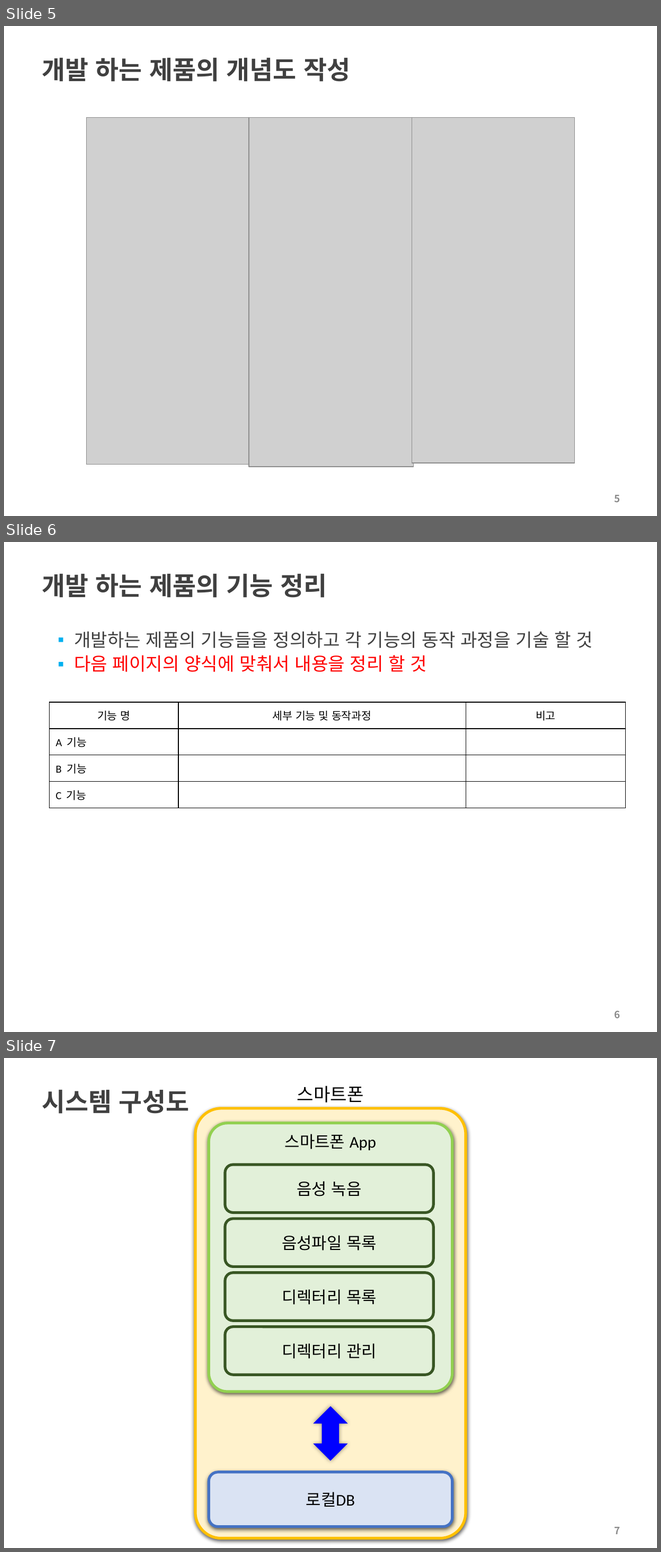
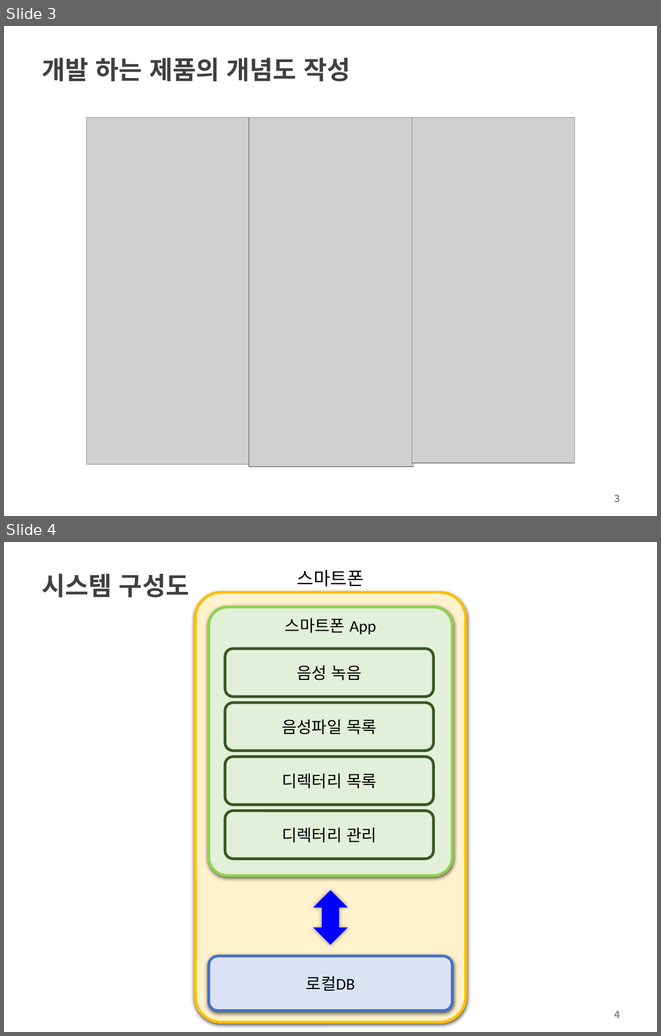
Before and after one commit to choisinho/yebi_capstone, a slide deck: 2022-2-PreCapstoneDesign-최종보고서.pptx. Shown one above the other, each under a label of ours: slides 5, 6 and 7 before the commit, slides 3 and 4 after it. The pictures are 661x1552 and 661x1036 pixels, drawn with LibreOffice and Linux fonts; fonts in the diff are those of the drawing; grey boxes stand for pictures; background and template pictures are left out. Boxes give left, top, right and bottom in pixels: in the first picture for what was removed or moved away, otherwise in the second. Text is boxed around its words. In the diff, an @@ line names an element or a change of style, - is before the commit and + after.

```diff
--- a/2022-2-PreCapstoneDesign-최종보고서.pptx
+++ b/2022-2-PreCapstoneDesign-최종보고서.pptx
@@ slide 6 removed at (4,542,657,1032), background #FFFFFF @@
@@ title removed at (42,574,327,598) @@
-개발 하는 제품의 기능 정리
@@ text removed at (74,631,593,672) @@
-  ▪ 개발하는 제품의 기능들을 정의하고 각 기능의 동작 과정을 기술 할 것
-  ▪ 다음 페이지의 양식에 맞춰서 내용을 정리 할 것
@@ table removed at (49,702,626,808), 4 rows, 3 columns @@
-기능 명 | 세부 기능 및 동작과정 | 비고
-A 기능 |  | 
-B 기능 |  | 
-C 기능 |  | 
@@ page number removed at (615,1011,620,1018) @@
-6
@@ what was slide 5 is now slide 3 @@
@@ page number at (615,495,620,502): text changed @@
-5
+3
@@ what was slide 7 is now slide 4 @@
@@ page number at (615,1011,620,1018): text changed @@
-7
+4
```
Also in this commit, not shown: 4 other slides removed.
